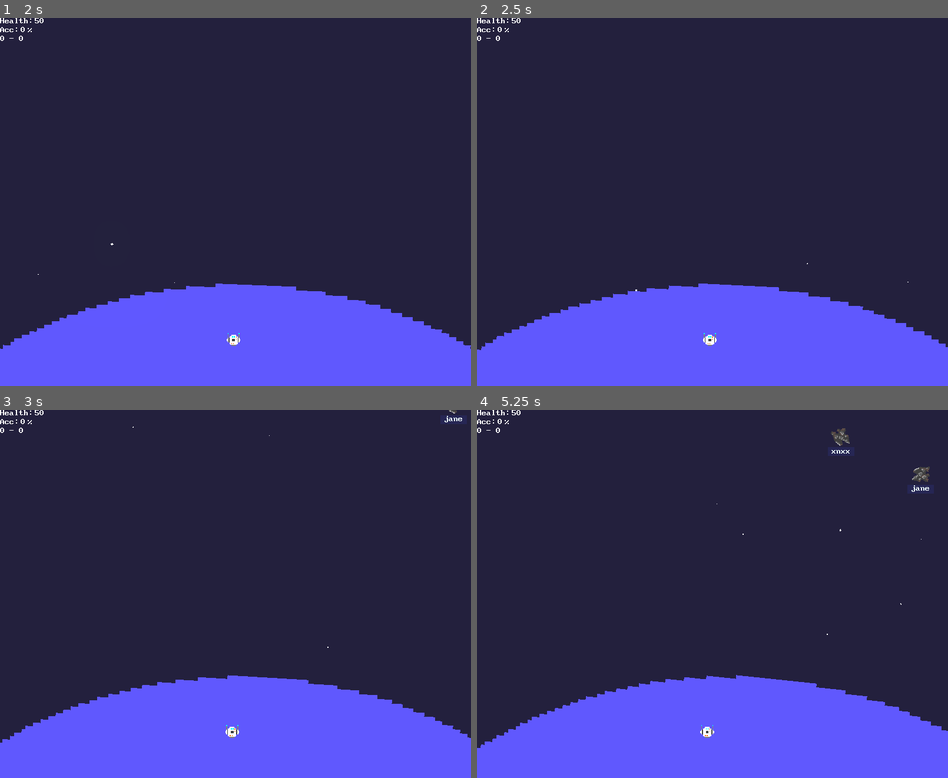
Above: before the commit, frames 1-4 (two rows, left to right).
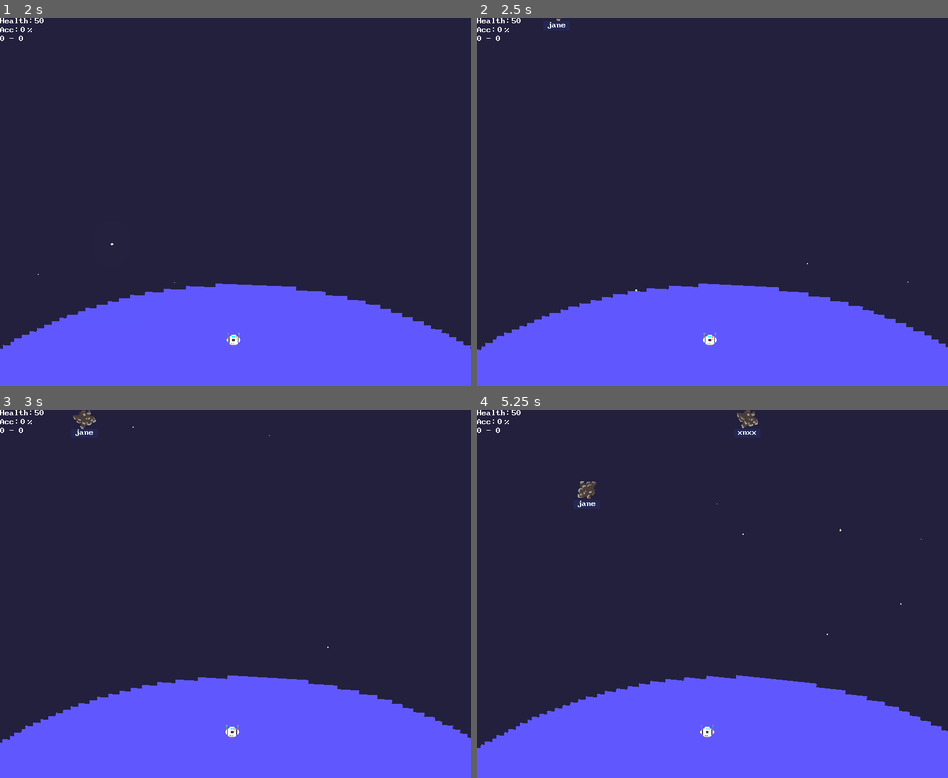
Above: after the commit, the same moments.

Repository: godxkey/hyperkey
Game: Godot game, scene res://level/Sandbox.tscn
The game is run twice, just before and just after one commit, with the same random seed, the same clock (stepped at 60 frames per second) and the same inputs.
Inputs:
- Up to frame 1 (2 s): tap Z at 0.6, 1.35 s; hold A from 1.28 s (still down)
- Up to frame 2 (2.5 s): release A at 2.03 s; tap Z at 2.1 s
- Up to frame 3 (3 s): tap Z at 2.85 s
- Up to frame 4 (5.25 s): hold A from 3.53 s (still down); tap Z at 3.6, 4.35, 5.1 s

Frame 1 is identical in both runs. In frame 2, less than 0.1% of the frame differs, in the area x 15-19%, y 0-3%; in frame 3, 0.2%; in frame 4, 0.6%, in the area x 21-97%, y 0-27%.

Commit message:
Improve spawn system. Add asteroid cluster
New asteroid cluster for multi word texts.

Spawn system has been a bit more modular. The main spawn system has
subspawns which handle specific spawning logic for a spawn type.
Currently there are Asteroid and AsteroidCluster spawners.

Critical hit flag added to health. Asteroid cluster uses this to know
when to explode a subasteroid after completing a word. The projectile
does a critical hit to health when the Typist marks the spawned
projectile as critical

Diff:
--- /dev/null
+++ b/actor/environment/AsteroidCluster.gd
@@ -0,0 +1,28 @@
+extends Area2D
+
+export(int) var damage = 1
+export(float) var rotation_speed = 1.0
+onready var health = $Health as Health
+
+onready var _cluster_root = $ClusterRoot
+
+func _ready():
+  health.connect("no_health", self, "queue_free")
+  health.connect("critical_hit", self, "kill_random_subasteroid")
+  connect("body_entered", self, "on_hit_body")
+
+func _process(delta):
+  _cluster_root.rotate(rotation_speed * delta)
+
+func kill_random_subasteroid():
+  var pick = randi() % _cluster_root.get_child_count()
+  var child = _cluster_root.get_child(pick)
+  GameEvent.play_impact_camera_effect()
+  Sound.play_break()
+  Effect.play_explode_break(child.global_position)
+  child.queue_free()
+
+func on_hit_body(body):
+  if body.is_in_group("planet"):
+    body.health.apply_damage(damage)
+    queue_free()
--- /dev/null
+++ b/actor/environment/AsteroidCluster.tscn
@@ -0,0 +1,26 @@
+[gd_scene load_steps=5 format=2]
+
+[ext_resource path="res://actor/environment/AsteroidCluster.gd" type="Script" id=4]
+[ext_resource path="res://control/Health.gd" type="Script" id=5]
+[ext_resource path="res://control/FollowTarget.gd" type="Script" id=6]
+
+[sub_resource type="CircleShape2D" id=1]
+radius = 40.0
+
+[node name="AsteroidCluster" type="Area2D"]
+position = Vector2( 96, 88 )
+script = ExtResource( 4 )
+
+[node name="CollisionShape2D" type="CollisionShape2D" parent="."]
+shape = SubResource( 1 )
+
+[node name="FollowMotion" type="Node" parent="."]
+script = ExtResource( 6 )
+acceleration = 200.0
+damping = 0.0
+max_speed = 35.0
+
+[node name="Health" type="Node" parent="."]
+script = ExtResource( 5 )
+
+[node name="ClusterRoot" type="Node2D" parent="."]
--- a/actor/projectile/Bullet.gd
+++ b/actor/projectile/Bullet.gd
@@ -6,6 +6,9 @@
 export(float) var max_knockback_speed = 50.0
 export(float) var knock_back_angle = 10.0
 onready var motion := $FollowTarget as FollowTarget
+
+# Marks the bullet for critical hit
+var critical_hit: bool = false
 
 signal target_hit
 
@@ -22,7 +25,7 @@
 
 func _apply_damage(target):
   var target_health = target.get_node("Health")
-  target_health.apply_damage(damage)
+  target_health.apply_damage(damage, critical_hit)
 
 func _apply_knockback(target):
   var target_motion = target.get_node("FollowMotion")
@@ -34,7 +37,7 @@
   target_motion.set_velocity(knockback_force.rotated(angle))
 
 func _change_rotation_speed(target):
-  target.rotation_speed += sign(target.rotation_speed) * 2.0
+  target.rotation_speed += sign(target.rotation_speed) * 1.5
   if randf() < 0.1:
     target.rotation_speed = 1.0
   if randf() < 0.1:
--- a/control/Health.gd
+++ b/control/Health.gd
@@ -5,10 +5,13 @@
 
 signal no_health
 signal health_changed
+signal critical_hit
 
-func apply_damage(damage):
+func apply_damage(damage, is_critical:bool = false):
   hit_points -= damage
   emit_signal("health_changed", hit_points)
+  if is_critical:
+    emit_signal("critical_hit")
   if hit_points <= 0:
     emit_signal("no_health")
 
--- a/control/HitTracker.gd
+++ b/control/HitTracker.gd
@@ -1,5 +1,9 @@
 extends Reference
 class_name HitTracker
+
+class HitResult:
+  var is_hit := false
+  var hit_completed_word := false
 
 var _target = null setget ,get_target
 var _label = null
@@ -13,10 +17,6 @@
 
 # Keeps track of the local cursor of the current word.
 var _current_word_cursor:int = 0
-
-# Emits when the cursor passes end of word.
-# If a text target has multiple words, then it triggers at the end of each word.
-signal word_completed
 
 func _init(target, label):
   _target = target
@@ -38,21 +38,24 @@
 func get_cursor() -> int:
   return _hit_cursor
 
-func hit(letter:String) -> bool:
+func hit(letter:String) -> HitResult:
+  var result = HitResult.new()
   if not is_done() and letter == _text[_hit_cursor]:
     _label.increment_cursor()
     _hit_cursor += 1
     _current_word_cursor += 1
-    _track_word_finish()
-    return true
-  return false
+    result.is_hit = true
+    result.hit_completed_word = _track_word_completed()
+  return result
 
-func _track_word_finish():
+# Returns true if the current cursor completed a word in the text.
+func _track_word_completed() -> bool:
   if _current_word_index < _word_count():
     if _current_word_cursor == _current_word().length():
       _current_word_index += 1 # Next word
       _current_word_cursor = 0 # Reset cursor for next word
-      emit_signal("word_completed")
+      return true
+  return false
 
 func _word_count() -> int:
   return _label.display_text.text_list.size()
--- a/control/Spawner.tscn
+++ /dev/null
@@ -1,15 +0,0 @@
-[gd_scene load_steps=6 format=2]
-
-[ext_resource path="res://control/Spawner.gd" type="Script" id=1]
-[ext_resource path="res://actor/environment/Asteroid.png" type="Texture" id=2]
-[ext_resource path="res://actor/environment/GreyAsteroid.png" type="Texture" id=3]
-[ext_resource path="res://actor/environment/BrownAsteroid.png" type="Texture" id=4]
-[ext_resource path="res://actor/environment/Asteroid.tscn" type="PackedScene" id=5]
-
-[node name="Spawner" type="Node2D"]
-script = ExtResource( 1 )
-spawn_type = ExtResource( 5 )
-spawn_sprites = [ ExtResource( 2 ), ExtResource( 4 ), ExtResource( 3 ) ]
-spawn_area = Rect2( 0, 0, 100, 100 )
-
-[node name="Timer" type="Timer" parent="."]
--- a/control/Typist.gd
+++ b/control/Typist.gd
@@ -6,7 +6,7 @@
 
 onready var _player = get_node(player_path)
 onready var _projectile_manager = get_node(projectile_manager_path)
-onready var _spawner = $Spawner as Spawner
+onready var _spawner = get_node("Spawner")
 onready var _mistype_player = $MistypePlayer
 
 var _text_targets := TextTargets.new()
@@ -64,24 +64,26 @@
   target.z_index += 1
 
   _total_keypresses += 1
-  if _current_tracker.hit(text[0]):
+  var result = _current_tracker.hit(text[0])
+  if result.is_hit:
     spawn_bullet(target)
     _total_keyhits += 1
-  emit_signal("keyhits_stat_changed", _total_keyhits, _total_keypresses )
+  emit_signal("keyhits_stat_changed", _total_keyhits, _total_keypresses)
   shift_down_keyhit_stats()
 
 func continue_hit_target(letter:String):
   assert(_current_tracker != null)
   _total_keypresses += 1
-  if _current_tracker.hit(letter):
-      spawn_bullet(_current_tracker.get_target())
+  var result = _current_tracker.hit(letter)
+  if result.is_hit:
+      spawn_bullet(_current_tracker.get_target(), result.hit_completed_word)
       _total_keyhits += 1
       if _current_tracker.is_done():
           clear_tracked()
   else:
     _mistype_player.play()
     emit_signal("key_missed")
-  emit_signal("keyhits_stat_changed", _total_keyhits, _total_keypresses )
+  emit_signal("keyhits_stat_changed", _total_keyhits, _total_keypresses)
   shift_down_keyhit_stats()
 
 # Reduces key hit stats so players can regain higher accuracy.
@@ -92,12 +94,13 @@
     _total_keyhits /= 2
     _total_keypresses /= 2
 
-func spawn_bullet(target):
+func spawn_bullet(target, is_critical:bool = false):
   var bullet = _projectile_manager.spawn_projectile(_player.position, target)
+  bullet.critical_hit = is_critical
   target.connect("tree_exiting", bullet, "queue_free")
 
 func create_target(text:TypistText) -> Node2D:
-  var target = _spawner.spawn_text_target(text)
+  var target = _spawner.spawn_text_target(text, _select_spawn_type(text))
   target.connect(
     "tree_exiting",
     self,
@@ -106,6 +109,9 @@
     CONNECT_ONESHOT)
   add_child(target)
   return target
+
+func _select_spawn_type(text:TypistText) -> String:
+  return "Asteroid" if text.text_list.size() == 1 else "AsteroidCluster"
 
 func spawn_target():
   var letter = available_first_letter()
--- a/control/Typist.tscn
+++ b/control/Typist.tscn
@@ -1,16 +1,16 @@
-[gd_scene load_steps=5 format=2]
+[gd_scene load_steps=4 format=2]
 
 [ext_resource path="res://control/Typist.gd" type="Script" id=1]
-[ext_resource path="res://control/Spawner.tscn" type="PackedScene" id=2]
-[ext_resource path="res://actor/environment/Asteroid.tscn" type="PackedScene" id=3]
+[ext_resource path="res://control/spawning/Spawner.tscn" type="PackedScene" id=2]
 [ext_resource path="res://audio/sfx/Mistype.wav" type="AudioStream" id=4]
 
 [node name="Typist" type="Node2D"]
 script = ExtResource( 1 )
 words_file = "res://level/words.txt"
+projectile_manager_path = null
+player_path = null
 
 [node name="Spawner" parent="." instance=ExtResource( 2 )]
-spawn_type = ExtResource( 3 )
 spawn_area = Rect2( -300, -100, 600, 200 )
 
 [node name="MistypePlayer" type="AudioStreamPlayer2D" parent="."]
--- /dev/null
+++ b/control/spawning/AsteroidClusterSpawn.gd
@@ -0,0 +1,30 @@
+extends Node
+
+export(float) var cluster_offset = 20.0
+export(Array, Texture) var textures
+
+const SCENE = preload("res://actor/environment/AsteroidCluster.tscn")
+
+func spawn(text:TypistText) -> Node2D:
+  var cluster = SCENE.instance()
+  _add_cluster(cluster, text.text_list.size())
+  return cluster
+
+func _add_cluster(cluster, count:int):
+  for _i in range(count):
+    var asteroid = Sprite.new()
+    asteroid.texture = _random_texture()
+    asteroid.position = _random_offset()
+    asteroid.rotation = _random_angle()
+    cluster.get_node("ClusterRoot").add_child(asteroid)
+
+func _random_offset() -> Vector2:
+  var x = rand_range(-cluster_offset, cluster_offset)
+  var y = rand_range(-cluster_offset, cluster_offset)
+  return Vector2(x, y);
+
+func _random_angle() -> float:
+  return randf() * TAU
+
+func _random_texture():
+  return textures[randi() % textures.size()]
--- /dev/null
+++ b/control/spawning/AsteroidSpawn.gd
@@ -0,0 +1,13 @@
+extends Node
+
+export(Array, Texture) var textures
+
+const SCENE = preload("res://actor/environment/Asteroid.tscn")
+
+func spawn(_text:TypistText) -> Node2D:
+  var asteroid = SCENE.instance()
+  asteroid.get_node("Sprite").texture = _random_texture()
+  return asteroid
+
+func _random_texture():
+  return textures[randi() % textures.size()]
--- a/control/Spawner.gd
+++ b/control/spawning/Spawner.gd
@@ -1,9 +1,6 @@
 tool
 extends Node2D
-class_name Spawner
 
-export(PackedScene) var spawn_type
-export(Array) var spawn_sprites
 export(NodePath) var planet_path
 export(Rect2) var spawn_area = Rect2(0, 0, 400, 200) setget _set_spawn_area
 
@@ -11,6 +8,7 @@
 
 onready var timer = $Timer as Timer
 onready var _planet_wref = weakref(get_node(planet_path))
+onready var _subspawn_root = get_node("Subspawns")
 
 var _debug_spawn_area_color = Color(0.8, 0.4, 0.0, 0.3)
 
@@ -23,17 +21,6 @@
   if randf() < chance:
     timer.wait_time = rand_range(1.0, 3.0)
 
-func spawn(packed_scene) -> Node2D:
-  var x = rand_range(spawn_area.position.x, spawn_area.end.x)
-  var y = rand_range(spawn_area.position.y, spawn_area.end.y)
-  var spawn_object = packed_scene.instance()
-  spawn_object.position = transform.xform(Vector2(x, y))
-  spawn_object.get_node("Sprite").texture = _random_spawn_texture()
-  return spawn_object
-
-func _random_spawn_texture():
-  return spawn_sprites[randi() % spawn_sprites.size()]
-
 func _set_spawn_area(value):
   spawn_area = value
   if Engine.editor_hint:
@@ -43,12 +30,21 @@
   if Engine.editor_hint:
     draw_rect(spawn_area, _debug_spawn_area_color)
 
-func spawn_text_target(text:TypistText) -> Node2D:
-  var target = spawn(spawn_type)
+func spawn_text_target(text:TypistText, spawn_type:String) -> Node2D:
+  var target = _pick_spawner(spawn_type).spawn(text)
+  _position_spawn(target)
   _setup_label_for_target(text, target)
   _set_text_target_health(text, target)
   _set_text_target_motion(text, target)
   return target
+
+func _pick_spawner(spawn_type:String) -> Node:
+  return _subspawn_root.get_node(spawn_type)
+
+func _position_spawn(spawn_object):
+  var x = rand_range(spawn_area.position.x, spawn_area.end.x)
+  var y = rand_range(spawn_area.position.y, spawn_area.end.y)
+  spawn_object.position = transform.xform(Vector2(x, y))
 
 func _set_text_target_health(text:TypistText, target):
   var health = target.get_node("Health")
--- /dev/null
+++ b/control/spawning/Spawner.tscn
@@ -0,0 +1,24 @@
+[gd_scene load_steps=7 format=2]
+
+[ext_resource path="res://actor/environment/BrownAsteroid.png" type="Texture" id=1]
+[ext_resource path="res://actor/environment/GreyAsteroid.png" type="Texture" id=2]
+[ext_resource path="res://actor/environment/Asteroid.png" type="Texture" id=3]
+[ext_resource path="res://control/spawning/Spawner.gd" type="Script" id=5]
+[ext_resource path="res://control/spawning/AsteroidClusterSpawn.gd" type="Script" id=6]
+[ext_resource path="res://control/spawning/AsteroidSpawn.gd" type="Script" id=7]
+
+[node name="Spawner" type="Node2D"]
+script = ExtResource( 5 )
+spawn_area = Rect2( 0, 0, 100, 100 )
+
+[node name="Timer" type="Timer" parent="."]
+
+[node name="Subspawns" type="Node" parent="."]
+
+[node name="Asteroid" type="Node" parent="Subspawns"]
+script = ExtResource( 7 )
+textures = [ ExtResource( 2 ), ExtResource( 1 ), ExtResource( 3 ) ]
+
+[node name="AsteroidCluster" type="Node" parent="Subspawns"]
+script = ExtResource( 6 )
+textures = [ ExtResource( 3 ), ExtResource( 1 ), ExtResource( 2 ) ]
--- a/project.godot
+++ b/project.godot
@@ -44,11 +44,6 @@
 "language": "GDScript",
 "path": "res://control/RadialMotion.gd"
 }, {
-"base": "Node2D",
-"class": "Spawner",
-"language": "GDScript",
-"path": "res://control/Spawner.gd"
-}, {
 "base": "Reference",
 "class": "TextGenerator",
 "language": "GDScript",
@@ -82,7 +77,6 @@
 "LinearMotion": "",
 "Player": "",
 "RadialMotion": "",
-"Spawner": "",
 "TextGenerator": "",
 "TextTargets": "",
 "TypistLabel": "",
